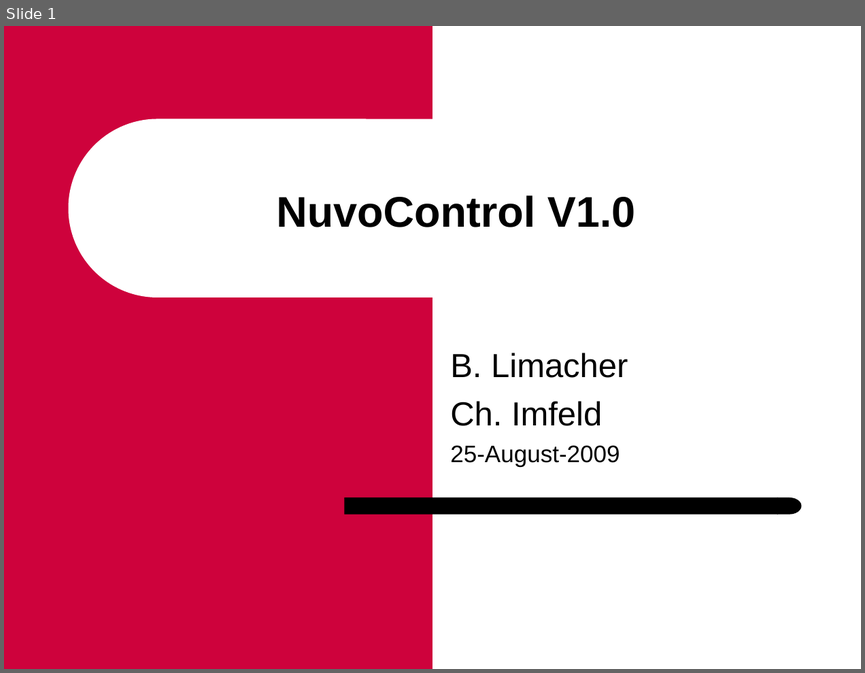
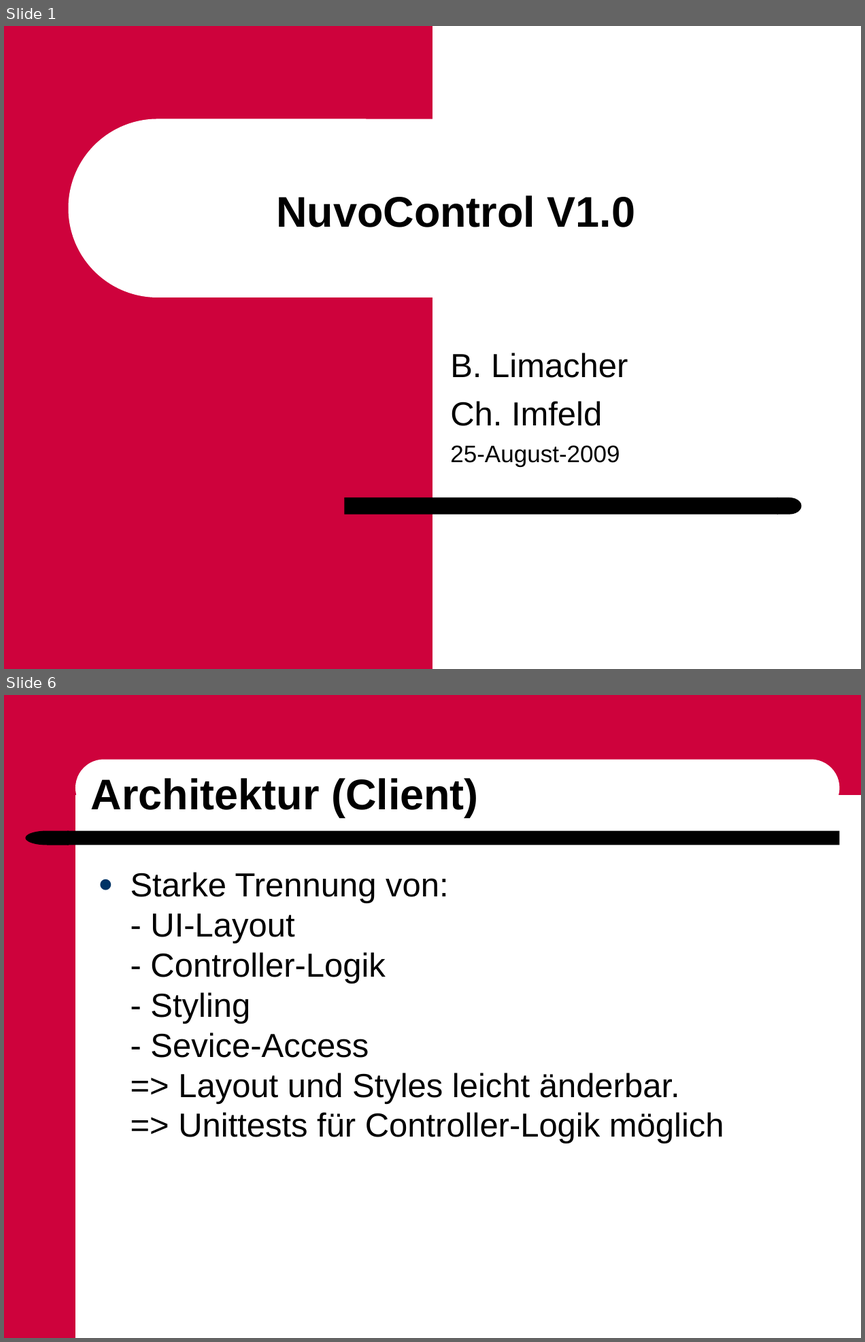
Before and after one commit to ImfeldC/NuvoControl, a slide deck: UserDocumentation/NuvoContro_7100_ProjektPräsentation.ppt. Shown one above the other, each under a label of ours: slide 1 before the commit, slides 1 and 6 after it; the slides between them are not shown. The pictures are 865x673 and 865x1342 pixels, drawn with LibreOffice and Linux fonts; fonts in the diff are those of the drawing; background and template pictures are left out. Boxes give left, top, right and bottom in pixels: in the first picture for what was removed or moved away, otherwise in the second. Text is boxed around its words. In the diff, an @@ line names an element or a change of style, - is before the commit and + after.

```diff
--- a/UserDocumentation/NuvoContro_7100_ProjektPräsentation.ppt
+++ b/UserDocumentation/NuvoContro_7100_ProjektPräsentation.ppt
@@ slide 6 added at box(4, 695, 861, 1338), background #FFFFFF @@
@@ rectangle added at box(4, 695, 75, 1338), fill #CE023C @@
@@ rectangle added at box(68, 695, 861, 795), fill #CE023C @@
@@ rounded rectangle added at box(75, 759, 839, 817), fill #FFFFFF @@
@@ title added at box(91, 778, 479, 817), 36 pt, text #000000, bold @@
+Architektur (Client)
@@ flow chart delay added at box(26, 830, 69, 845), fill #000000 @@
@@ rounded rectangle added at box(67, 830, 839, 845), fill #000000 @@
@@ text added at box(130, 872, 724, 1143), 28 pt, text #000000 @@
+● Starke Trennung von:
+  - UI-Layout
+  - Controller-Logik
+  - Styling
+  - Sevice-Access
+  => Layout und Styles leicht änderbar.
+  => Unittests für Controller-Logik möglich
```
Also in this commit, not shown: 5 other slides added, 1 slide removed.
